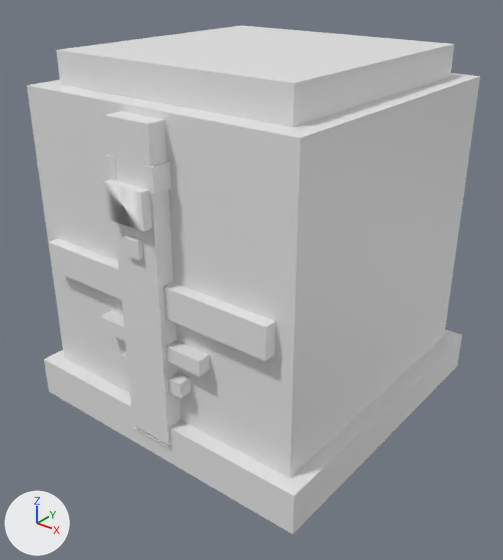
A saved change to the OBJ model tools/armor_src/models/entity/ringiron/helm_head.obj.
Before and after are seen from a 50 mm camera at (0.851, -1.081, 2.329) aimed at (0.019, -0.041, 1.685). Every picture has the same lights, and +X, +Y and +Z are marked at lower left. The older version comes first. Where no turn or scale is listed for an object, it has been applied to the vertices.

In view in the first picture: 'helm_head'.
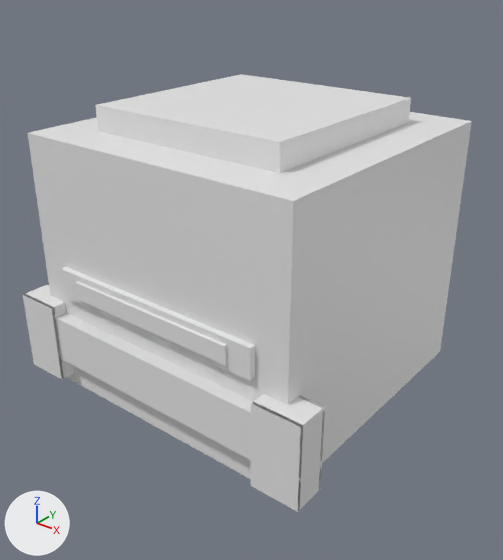
What differs and where, as boxes [x1, y1, x2, y2] in the pictures (503 x 560 px; the box of a moved part takes in the faces that stretch with it):
'helm_head', reshaped (14% shorter)
    before: [27, 25, 480, 534]
    after: [23, 74, 472, 512]
part 1 of me_helm_head, added
    after: [28, 112, 472, 482]
part 2 of me_helm_head, added
    after: [95, 74, 411, 173]
part 3 of me_helm_head, added
    after: [61, 267, 255, 380]
part 4 of me_helm_head, added
    after: [53, 313, 269, 460]
part 5 of me_helm_head, added
    after: [75, 281, 227, 365]
part 6 of me_helm_head, deleted
    before: [48, 25, 454, 448]
part 7 of me_helm_head, moved or reshaped
    before: [27, 73, 480, 534]
    after: [23, 285, 325, 512]

Diff of the bpy script that builds the scene:
```diff
--- a/tools/armor_src/models/entity/ringiron/helm_head.obj.py
+++ b/tools/armor_src/models/entity/ringiron/helm_head.obj.py
@@ me_helm_head @@
 # used by ob_helm_head; location = (0.0, 0.0, 0.0)
-me_helm_head.from_pydata(...)  # 116 vertices, 156 faces; spans x -0.344..0.344, y -0.356..0.356, z 1.4..2.15
+me_helm_head.from_pydata(...)  # 72 vertices, 84 faces; spans x -0.363..0.363, y -0.347..0.313, z 1.45..2.05
+# me_helm_head part 1: a new loose piece, a box spanning x -0.312..0.312, y -0.312..0.313, z 1.45..2.0
+# me_helm_head part 2: a new loose piece, a box spanning x -0.219..0.219, y -0.219..0.219, z 2.0..2.05
+# me_helm_head part 3: a new loose piece, a box spanning x -0.244..0.244, y -0.325..-0.294, z 1.675..1.737
+# me_helm_head part 4: a new loose piece, a box spanning x -0.275..0.275, y -0.341..-0.284, z 1.525..1.625
+# me_helm_head part 5: a new loose piece, a box spanning x -0.194..0.194, y -0.331..-0.312, z 1.688..1.725
+# me_helm_head part 6: 14 loose pieces with 100 vertices, spanning x -0.275..0.275, y -0.356..0.281, z 1.444..2.15, are deleted
+# me_helm_head part 7
+# 16 vertices are removed from x -0.344..0.344, y -0.331..0.356, z 1.4..2.088
+# 24 faces are deleted
+# 16 vertices are added at x -0.363..0.262, y -0.347..-0.278, z 1.475..1.65
+# 16 new vertices lie (0.101, 0.0, 0.0) away from vertices in x -0.363..0.262, y -0.347..-0.278, z 1.475..1.65
+# 24 new faces join them
```
